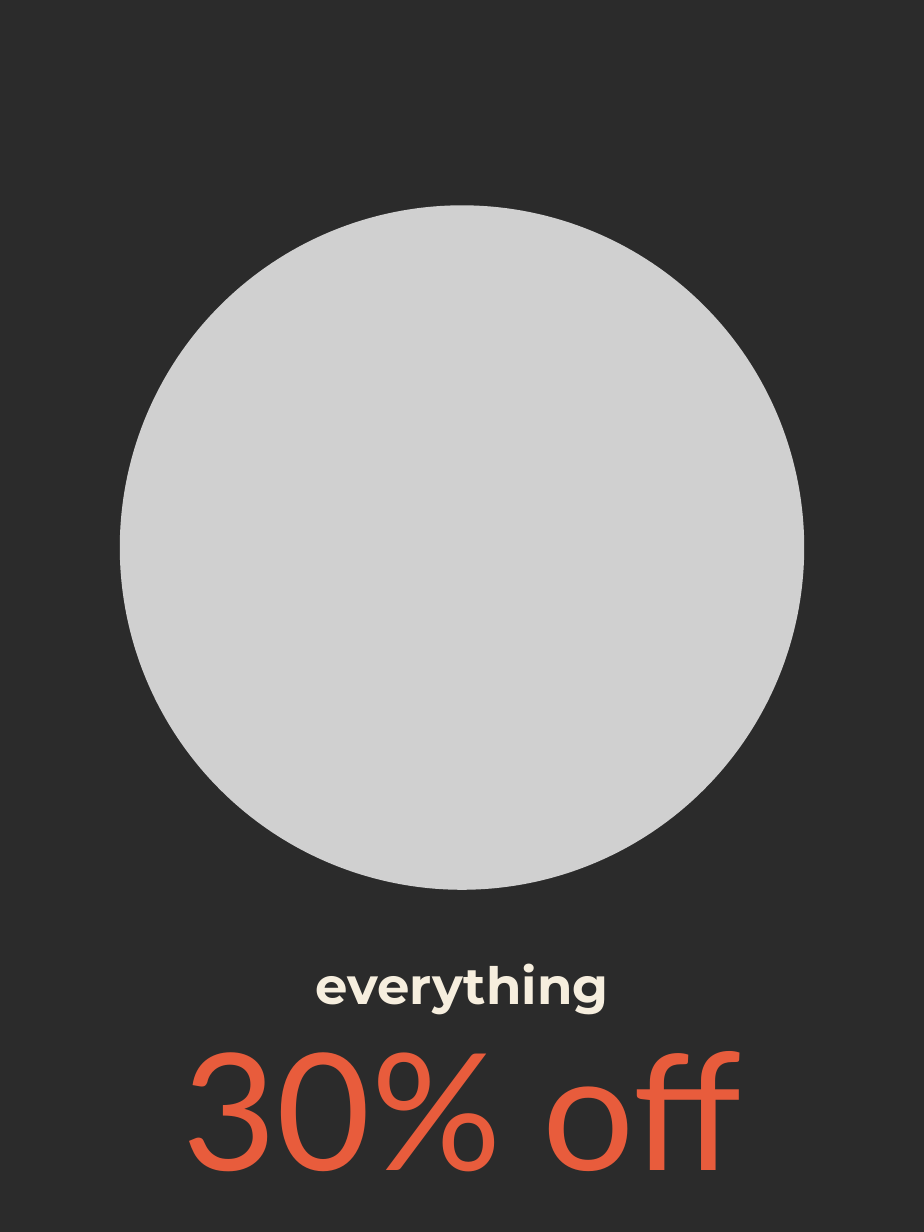
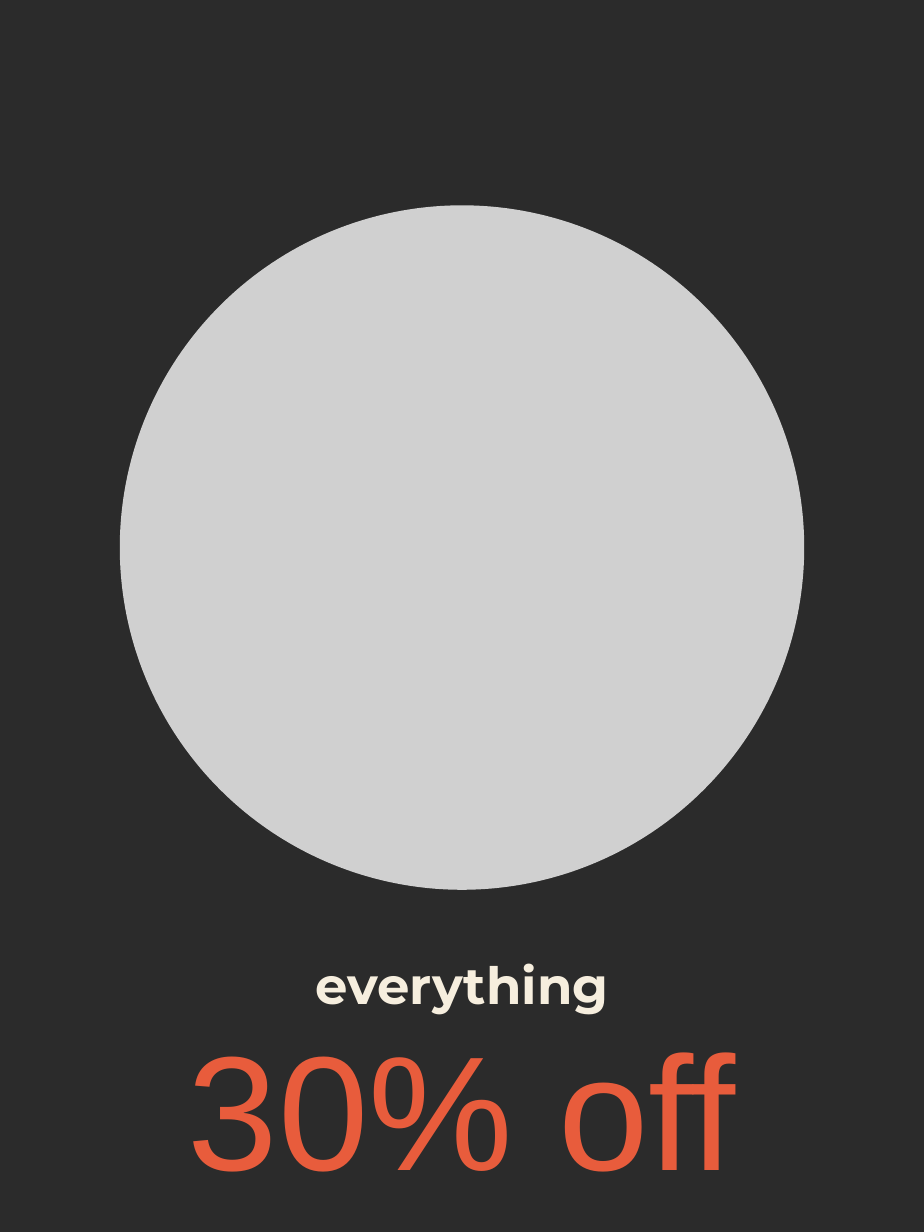
Before and after one commit to ScrollySocial/scrolly-engine, a slide deck: slide 3 of automation/reel-template-pack/halloween/h6-once-in-a-blood-moon/carousel/Template h6 - Once in a blood moon - Carousel.pptx. Drawn at 924x1232 pixels with LibreOffice and Linux fonts; fonts in the diff are those of the drawing; grey boxes stand for pictures; background and template pictures are left out; a plain dark background stands for a picture behind light text. Boxes give left, top, right and bottom in pixels: in the first picture for what was removed or moved away, otherwise in the second. Text is boxed around its words. In the diff, an @@ line names an element or a change of style, - is before the commit and + after.

```diff
--- a/automation/reel-template-pack/halloween/h6-once-in-a-blood-moon/carousel/Template h6 - Once in a blood moon - Carousel.pptx
+++ b/automation/reel-template-pack/halloween/h6-once-in-a-blood-moon/carousel/Template h6 - Once in a blood moon - Carousel.pptx
@@ text "30% off" at (188, 1052, 736, 1172): font Lato to Arial @@
```
Also in this commit, not shown: 4 other slides changed, 3 other files.
